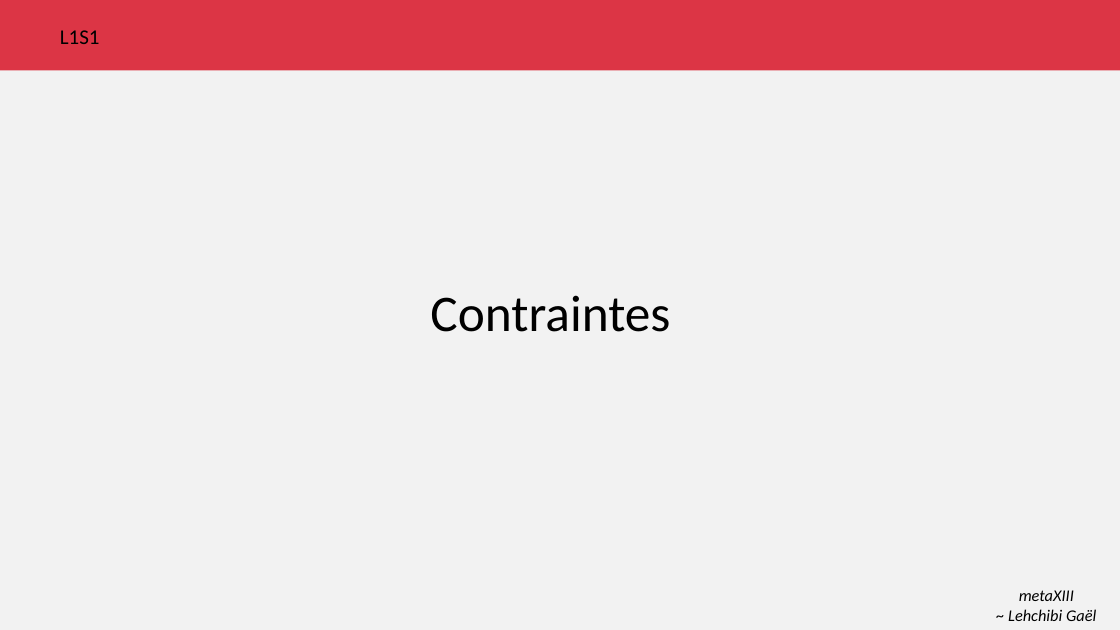
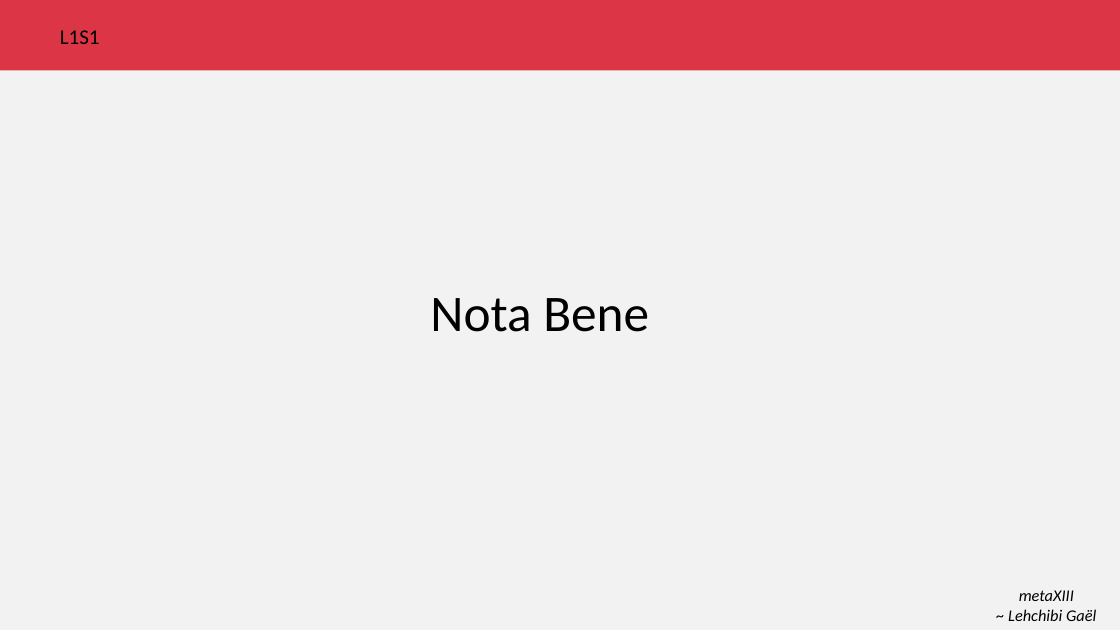
Before and after one commit to metaXIII/OC-java-P6, a slide deck: slide 7 of agile/Lot 1/Sprint 2/escalade.pptx (slide 11 before the commit). Drawn at 1120x630 pixels with LibreOffice and Linux fonts; fonts in the diff are those of the drawing. Boxes give left, top, right and bottom in pixels: in the first picture for what was removed or moved away, otherwise in the second. Text is boxed around its words. In the diff, an @@ line names an element or a change of style, - is before the commit and + after.

```diff
--- a/agile/Lot 1/Sprint 2/escalade.pptx
+++ b/agile/Lot 1/Sprint 2/escalade.pptx
@@ title at (430,298,649,332): text changed @@
-Contraintes
+Nota Bene
```
Also in this commit, not shown: 3 other slides changed, 2 slides added, 6 slides removed, 1 other file.
